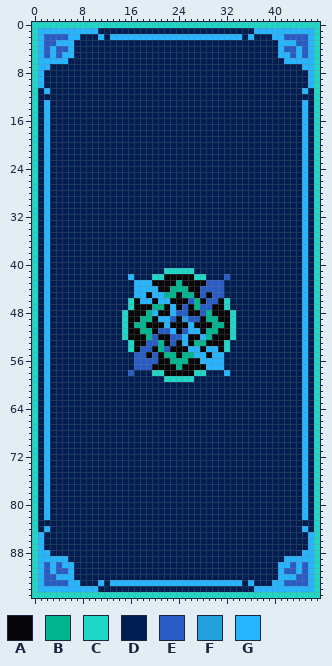
Two states of a pixel-art file, 2020/10-2020/card-back-i-guess.aseprite. Above, as it was before the edit.
48x96 pixels, 1 frame.
Palette (. is transparent): A #060608  B #00b68f  C #20d6c7  D #001d52  E #285cc4  F #249fde  G #26b5ff
New version:
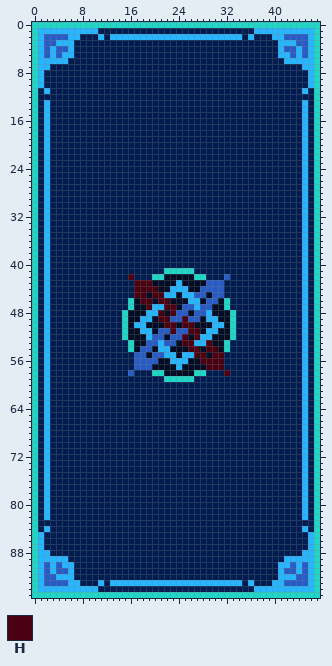
Colours new in this view: H #490011
The author wrote: Fix some mistakes, try to mess with symbol colors.
What changed:
Colour A changes from #060608 to #000d24.
Layer "symbol":
The author changed colour A to colour E in row 45 at x 27; in row 47 at x 26; in row 48 at x 27; in row 49 at x 24; in row 51 at x 24; in row 52 at x 21.
The author changed colour A to colour E in row 53 at x 22; in row 55 at x 21.
The author changed colour B to colour G in row 43 at x 24; in row 44 at x 23 to 25; in row 45 at x 22 to 23 and 25 to 26; in row 46 at x 27; in row 47 at x 20 to 21 and 27; in row 48 at x 19 and 29.
The author changed colour B to colour G in row 49 at x 18 to 19 and 29 to 30; in row 50 at x 17 to 18 and 30 to 31; in row 51 at x 18 to 19 and 29 to 30; in row 52 at x 19 and 29; in row 53 at x 21 and 27 to 28; in row 54 at x 21.
The author changed colour B to colour G in row 55 at x 22 to 23 and 25 to 26; in row 56 at x 23 to 25; in row 57 at x 24.
The author changed colour E to colour G in row 46 at x 26; in row 54 at x 22.
The author changed colour A to colour H in row 47 at x 19 and 22; in row 48 at x 21; in row 50 at x 23 and 25; in row 52 at x 27; in row 53 at x 26 and 29.
The author changed colour F to colour H in row 49 at x 25.
The author changed colour G to colour H in row 42 at x 16; in row 43 at x 17 to 19; in row 44 at x 17 to 20; in row 45 at x 17 to 18 and 20 to 21; in row 46 at x 18 to 19 and 21 to 22; in rows 47 to 48 at x 23.
The author changed colour G to colour H in row 49 at x 21 to 22; in row 50 at x 22 and 26; in row 51 at x 23 and 26 to 27; in rows 52 to 53 at x 25; in row 54 at x 26 to 27 and 29 to 30; in row 55 at x 27 to 28 and 30 to 31.
The author changed colour G to colour H in row 56 at x 28 to 31; in row 57 at x 29 to 31; in row 58 at x 32.
Pixel boxes of the changes (left, top, right, bottom) in both pictures:
changed: (128, 274, 230, 376)
